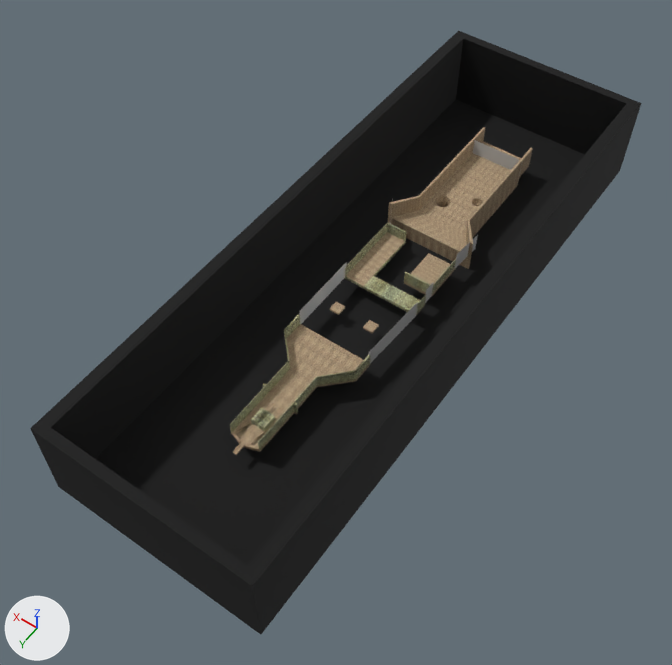
A saved change to the FBX model induction/Game/Assets/modelData/StageMap/Stage1.fbx.
One viewpoint serves both versions: a camera (50 mm lens) standing at (-360.0, 816.0, 800.0) and looking at (12.0, 295.0, -18.0). The axes (+X, +Y, +Z) are drawn at lower left. The lights are the same throughout. Where no turn or scale is listed for an object, it has been applied to the vertices.
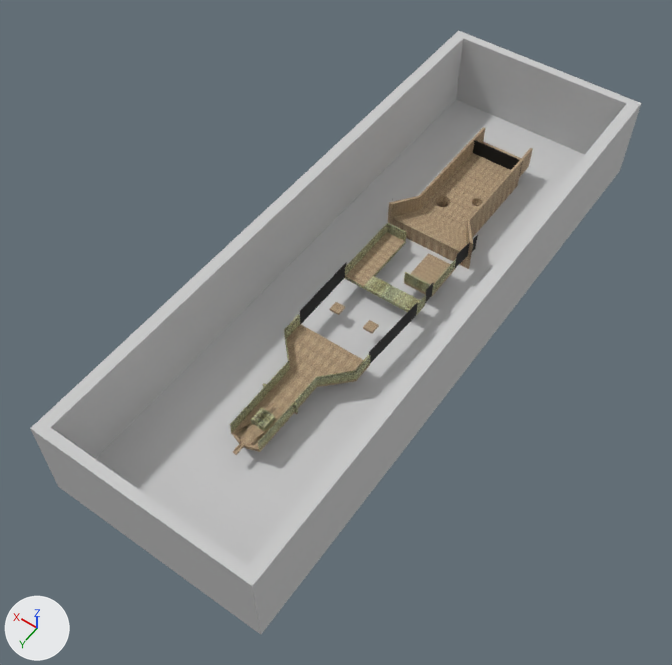
Pixel boxes [x1, y1, x2, y2] of what changed, in the pictures (672 x 665 px):
'Box009', recoloured (black to grey)
    both: [30, 31, 641, 634]
'Plane006', recoloured (grey to black)
    both: [300, 262, 347, 324]
'Plane005', recoloured (grey to black)
    both: [369, 302, 418, 363]
'Plane001', recoloured (grey to black)
    both: [473, 140, 523, 176]

What changed in the scene script:
```text
Change me_mesh_004:
    where me_mesh_004.from_pydata(...)  # 20 vertices, 36 faces; spans x -130.0..130.0, y -379.0..379.0, z 0.0..109.0
    remove me_mesh_004.materials.append(mat_09___default)  # picture img_dark_jpg
    add me_mesh_004.materials.append(mat_08___default)  # light grey #cacaca
Change me_mesh_011:
    where me_mesh_011.from_pydata(...)  # 25 vertices, 32 faces; spans x -2.3..2.3, y -44.1..44.1, z -12.1..12.1
    remove me_mesh_011.materials.append(mat_08___default)  # light grey #cacaca
    add me_mesh_011.materials.append(mat_09___default)  # picture img_dark_jpg
Change me_mesh_007:
    where me_mesh_007.from_pydata(...)  # 25 vertices, 32 faces; spans x -35.7..35.7, y 0.0, z -12.1..12.1
    remove me_mesh_007.materials.append(mat_08___default)  # light grey #cacaca
    add me_mesh_007.materials.append(mat_09___default)  # picture img_dark_jpg
Change me_mesh_012:
    where me_mesh_012.from_pydata(...)  # 25 vertices, 32 faces; spans x 0.0, y -44.2..44.2, z -12.1..12.1
    remove me_mesh_012.materials.append(mat_08___default)  # light grey #cacaca
    add me_mesh_012.materials.append(mat_09___default)  # picture img_dark_jpg
```
